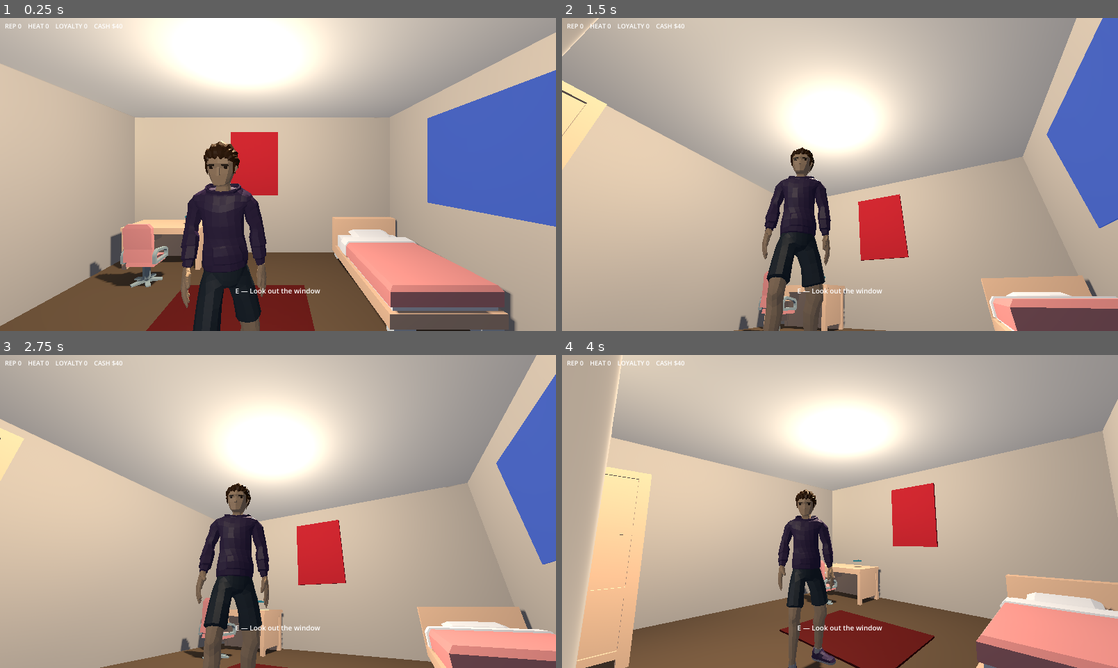
Above: before the commit, frames 1-4 (two rows, left to right).
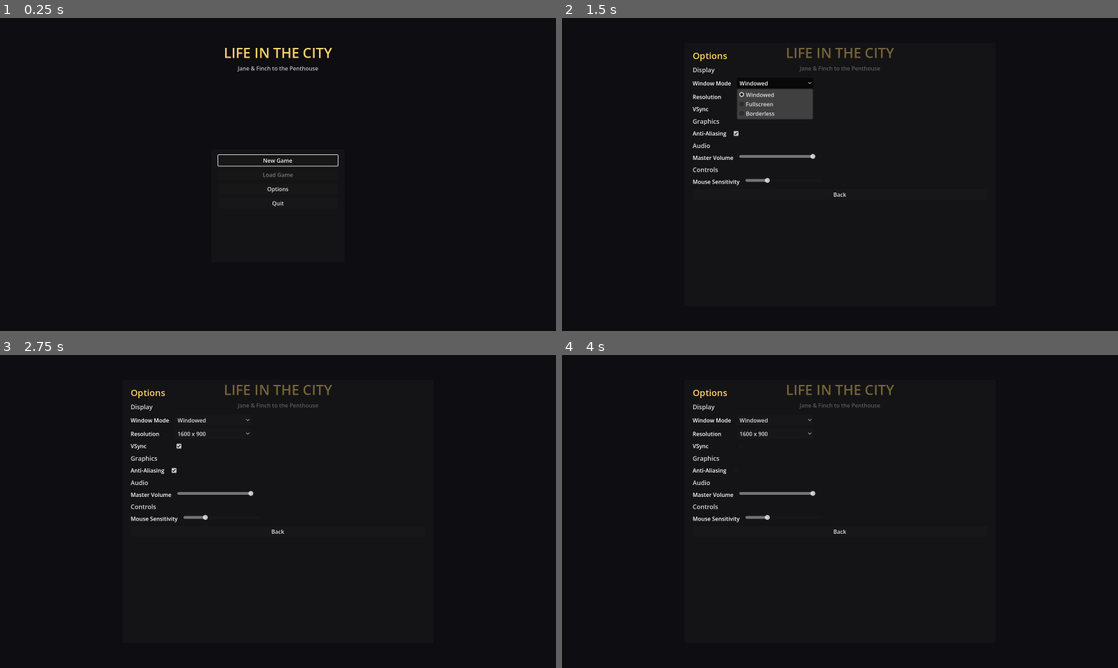
Above: after the commit, the same moments.

Repository: Hamzah-Muhammad/LifeInTheCityRPG
Game: Godot game, scene res://scenes/ui/main_menu.tscn
The game is run twice, just before and just after one commit, with the same random seed, the same clock (stepped at 60 frames per second) and the same inputs. Before the commit the project starts from res://scenes/apartment/malik_bedroom.tscn.
Inputs (mouse positions are in pixels of both pictures, inside the frame that each line leads up to):
- Up to frame 1 (0.25 s): no input
- Up to frame 2 (1.5 s): click (840, 190) at 0.5 s, where only the run after the commit has a clickable "Options"; click (773, 83) at 1.25 s, where only the run after the commit has a clickable "Windowed"
- Up to frame 3 (2.75 s): click (211, 433) at 2 s, where only the run after the commit has a clickable "1600 x 900"
- Up to frame 4 (4 s): click (773, 445) at 2.77 s; click (734, 470) at 3.52 s

The runs differ from the first frame. In frame 1, 98% of the frame differs, in the area x 0-100%, y 0-100%; in frame 2, 98%; in frame 3, 98%; in frame 4, 99%.

Commit message:
Add startup main menu with Options, fix reversed 3rd-person camera
- New scenes/ui/main_menu.tscn + main_menu.gd: New Game / Load Game
  (greyed, no save system yet) / Options / Quit. Options covers
  Display (window mode, resolution, VSync), Graphics (anti-aliasing),
  Audio (master volume), and Controls (mouse sensitivity).
- New SettingsManager autoload persisting the above to
  user://settings.cfg and applying it live via DisplayServer/
  Viewport/AudioServer.
- run/main_scene now boots to the main menu instead of straight into
  the bedroom; New Game calls the new GameState.reset() first.
- player.gd reads mouse sensitivity from SettingsManager instead of a
  hardcoded const.
- Fixed the 3rd-person camera rig: SpringArm3D/Camera3D had no
  rotation, which put the camera ahead of Malik along his walk
  direction while still looking further ahead (character out of
  frame). Rotated both nodes 180 deg around Y so the camera sits
  behind him and looks forward again (over-the-shoulder chase cam).

Co-Authored-By: Claude Sonnet 5 <noreply@anthropic.com>

Diff:
--- a/project.godot
+++ b/project.godot
@@ -12,7 +12,7 @@
 
 config/name="Life in the City"
 config/description="A gritty, choice-driven third-person story game about climbing from Jane & Finch to a downtown Toronto penthouse."
-run/main_scene="res://scenes/apartment/malik_bedroom.tscn"
+run/main_scene="res://scenes/ui/main_menu.tscn"
 config/features=PackedStringArray("4.7")
 config/icon="res://icon.svg"
 
@@ -22,6 +22,7 @@
 DialogueManager="*res://scripts/systems/dialogue_manager.gd"
 SceneTransition="*res://scripts/systems/scene_transition.gd"
 StationManager="*res://scripts/systems/station_manager.gd"
+SettingsManager="*res://scripts/systems/settings_manager.gd"
 
 [display]
 
--- a/scenes/player/player.tscn
+++ b/scenes/player/player.tscn
@@ -23,10 +23,12 @@
 transform = Transform3D(1, 0, 0, 0, 1, 0, 0, 0, 1, 0.35, 1.5, 0)
 
 [node name="SpringArm3D" type="SpringArm3D" parent="CameraPivot"]
+transform = Transform3D(-1, 0, 0, 0, 1, 0, 0, 0, -1, 0, 0, 0)
 spring_length = 2.4
 margin = 0.2
 
 [node name="Camera3D" type="Camera3D" parent="CameraPivot/SpringArm3D"]
+transform = Transform3D(-1, 0, 0, 0, 1, 0, 0, 0, -1, 0, 0, 0)
 fov = 70.0
 current = true
 
--- /dev/null
+++ b/scenes/ui/main_menu.tscn
@@ -0,0 +1,202 @@
+[gd_scene load_steps=2 format=3]
+
+[ext_resource type="Script" path="res://scripts/ui/main_menu.gd" id="1_menu"]
+
+[node name="MainMenu" type="CanvasLayer"]
+script = ExtResource("1_menu")
+
+[node name="Background" type="ColorRect" parent="."]
+anchor_right = 1.0
+anchor_bottom = 1.0
+color = Color(0.05, 0.05, 0.07, 1)
+
+[node name="TitleBlock" type="VBoxContainer" parent="."]
+anchor_left = 0.25
+anchor_top = 0.08
+anchor_right = 0.75
+anchor_bottom = 0.24
+grow_horizontal = 2
+theme_override_constants/separation = 6
+
+[node name="Title" type="Label" parent="TitleBlock"]
+layout_mode = 2
+theme_override_colors/font_color = Color(1, 0.82, 0.4, 1)
+theme_override_font_sizes/font_size = 40
+horizontal_alignment = 1
+text = "LIFE IN THE CITY"
+
+[node name="Subtitle" type="Label" parent="TitleBlock"]
+layout_mode = 2
+theme_override_colors/font_color = Color(0.75, 0.75, 0.78, 1)
+theme_override_font_sizes/font_size = 16
+horizontal_alignment = 1
+text = "Jane & Finch to the Penthouse"
+
+[node name="MenuPanel" type="PanelContainer" parent="."]
+anchor_left = 0.38
+anchor_top = 0.42
+anchor_right = 0.62
+anchor_bottom = 0.78
+grow_horizontal = 2
+grow_vertical = 2
+
+[node name="Margin" type="MarginContainer" parent="MenuPanel"]
+layout_mode = 2
+theme_override_constants/margin_left = 20
+theme_override_constants/margin_top = 16
+theme_override_constants/margin_right = 20
+theme_override_constants/margin_bottom = 16
+
+[node name="VBox" type="VBoxContainer" parent="MenuPanel/Margin"]
+layout_mode = 2
+theme_override_constants/separation = 10
+
+[node name="NewGameButton" type="Button" parent="MenuPanel/Margin/VBox"]
+layout_mode = 2
+text = "New Game"
+
+[node name="LoadGameButton" type="Button" parent="MenuPanel/Margin/VBox"]
+layout_mode = 2
+tooltip_text = "No save file yet — save/load is still in development."
+disabled = true
+text = "Load Game"
+
+[node name="OptionsButton" type="Button" parent="MenuPanel/Margin/VBox"]
+layout_mode = 2
+text = "Options"
+
+[node name="QuitButton" type="Button" parent="MenuPanel/Margin/VBox"]
+layout_mode = 2
+text = "Quit"
+
+[node name="OptionsPanel" type="PanelContainer" parent="."]
+visible = false
+anchor_left = 0.22
+anchor_top = 0.08
+anchor_right = 0.78
+anchor_bottom = 0.92
+grow_horizontal = 2
+grow_vertical = 2
+
+[node name="Margin" type="MarginContainer" parent="OptionsPanel"]
+layout_mode = 2
+theme_override_constants/margin_left = 24
+theme_override_constants/margin_top = 18
+theme_override_constants/margin_right = 24
+theme_override_constants/margin_bottom = 18
+
+[node name="VBox" type="VBoxContainer" parent="OptionsPanel/Margin"]
+layout_mode = 2
+theme_override_constants/separation = 10
+
+[node name="Title" type="Label" parent="OptionsPanel/Margin/VBox"]
+layout_mode = 2
+theme_override_colors/font_color = Color(1, 0.82, 0.4, 1)
+theme_override_font_sizes/font_size = 26
+text = "Options"
+
+[node name="DisplayHeader" type="Label" parent="OptionsPanel/Margin/VBox"]
+layout_mode = 2
+theme_override_colors/font_color = Color(0.85, 0.85, 0.88, 1)
+theme_override_font_sizes/font_size = 18
+text = "Display"
+
+[node name="DisplayGrid" type="GridContainer" parent="OptionsPanel/Margin/VBox"]
+layout_mode = 2
+theme_override_constants/h_separation = 16
+theme_override_constants/v_separation = 8
+columns = 2
+
+[node name="WindowModeLabel" type="Label" parent="OptionsPanel/Margin/VBox/DisplayGrid"]
+layout_mode = 2
+text = "Window Mode"
+
+[node name="WindowModeOption" type="OptionButton" parent="OptionsPanel/Margin/VBox/DisplayGrid"]
+custom_minimum_size = Vector2(220, 0)
+layout_mode = 2
+
+[node name="ResolutionLabel" type="Label" parent="OptionsPanel/Margin/VBox/DisplayGrid"]
+layout_mode = 2
+text = "Resolution"
+
+[node name="ResolutionOption" type="OptionButton" parent="OptionsPanel/Margin/VBox/DisplayGrid"]
+custom_minimum_size = Vector2(220, 0)
+layout_mode = 2
+
+[node name="VSyncLabel" type="Label" parent="OptionsPanel/Margin/VBox/DisplayGrid"]
+layout_mode = 2
+text = "VSync"
+
+[node name="VSyncCheck" type="CheckBox" parent="OptionsPanel/Margin/VBox/DisplayGrid"]
+layout_mode = 2
+
+[node name="GraphicsHeader" type="Label" parent="OptionsPanel/Margin/VBox"]
+layout_mode = 2
+theme_override_colors/font_color = Color(0.85, 0.85, 0.88, 1)
+theme_override_font_sizes/font_size = 18
+text = "Graphics"
+
+[node name="GraphicsGrid" type="GridContainer" parent="OptionsPanel/Margin/VBox"]
+layout_mode = 2
+theme_override_constants/h_separation = 16
+theme_override_constants/v_separation = 8
+columns = 2
+
+[node name="AntiAliasingLabel" type="Label" parent="OptionsPanel/Margin/VBox/GraphicsGrid"]
+layout_mode = 2
+text = "Anti-Aliasing"
+
+[node name="AntiAliasingCheck" type="CheckBox" parent="OptionsPanel/Margin/VBox/GraphicsGrid"]
+layout_mode = 2
+
+[node name="AudioHeader" type="Label" parent="OptionsPanel/Margin/VBox"]
+layout_mode = 2
+theme_override_colors/font_color = Color(0.85, 0.85, 0.88, 1)
+theme_override_font_sizes/font_size = 18
+text = "Audio"
+
+[node name="AudioGrid" type="GridContainer" parent="OptionsPanel/Margin/VBox"]
+layout_mode = 2
+theme_override_constants/h_separation = 16
+theme_override_constants/v_separation = 8
+columns = 2
+
+[node name="MasterVolumeLabel" type="Label" parent="OptionsPanel/Margin/VBox/AudioGrid"]
+layout_mode = 2
+text = "Master Volume"
+
+[node name="MasterVolumeSlider" type="HSlider" parent="OptionsPanel/Margin/VBox/AudioGrid"]
+custom_minimum_size = Vector2(220, 0)
+layout_mode = 2
+min_value = 0.0
+max_value = 1.0
+step = 0.05
+value = 1.0
+
+[node name="ControlsHeader" type="Label" parent="OptionsPanel/Margin/VBox"]
+layout_mode = 2
+theme_override_colors/font_color = Color(0.85, 0.85, 0.88, 1)
+theme_override_font_sizes/font_size = 18
+text = "Controls"
+
+[node name="ControlsGrid" type="GridContainer" parent="OptionsPanel/Margin/VBox"]
+layout_mode = 2
+theme_override_constants/h_separation = 16
+theme_override_constants/v_separation = 8
+columns = 2
+
+[node name="MouseSensitivityLabel" type="Label" parent="OptionsPanel/Margin/VBox/ControlsGrid"]
+layout_mode = 2
+text = "Mouse Sensitivity"
+
+[node name="MouseSensitivitySlider" type="HSlider" parent="OptionsPanel/Margin/VBox/ControlsGrid"]
+custom_minimum_size = Vector2(220, 0)
+layout_mode = 2
+min_value = 0.25
+max_value = 3.0
+step = 0.05
+value = 1.0
+
+[node name="BackButton" type="Button" parent="OptionsPanel/Margin/VBox"]
+layout_mode = 2
+text = "Back"
--- a/scripts/player/player.gd
+++ b/scripts/player/player.gd
@@ -9,7 +9,6 @@
 const WALK_SPEED := 3.2
 const SPRINT_SPEED := 5.5
 const GRAVITY := 18.0
-const MOUSE_SENSITIVITY := 0.0025
 const PITCH_MIN := -1.1
 const PITCH_MAX := 0.5
 
@@ -30,9 +29,12 @@
 	if DialogueManager.active or StationManager.active:
 		return
 	if event is InputEventMouseMotion and Input.mouse_mode == Input.MOUSE_MODE_CAPTURED:
-		rotate_y(-event.relative.x * MOUSE_SENSITIVITY)
+		var sensitivity := (
+			SettingsManager.BASE_MOUSE_SENSITIVITY * SettingsManager.mouse_sensitivity_multiplier
+		)
+		rotate_y(-event.relative.x * sensitivity)
 		_pivot.rotation.x = clampf(
-			_pivot.rotation.x - event.relative.y * MOUSE_SENSITIVITY, PITCH_MIN, PITCH_MAX
+			_pivot.rotation.x - event.relative.y * sensitivity, PITCH_MIN, PITCH_MAX
 		)
 	elif event.is_action_pressed("interact") and _nearest != null:
 		_nearest.interact()
--- a/scripts/systems/game_state.gd
+++ b/scripts/systems/game_state.gd
@@ -36,3 +36,11 @@
 
 func has_flag(flag: String) -> bool:
 	return flags.get(flag, false)
+
+
+func reset() -> void:
+	rep = 0
+	heat = 0
+	loyalty = 0
+	cash = 40
+	flags.clear()
--- /dev/null
+++ b/scripts/systems/settings_manager.gd
@@ -0,0 +1,125 @@
+extends Node
+## Autoload "SettingsManager" — Display/Graphics/Audio/Controls options.
+## Persists to user://settings.cfg and applies them to the engine on load
+## and whenever a setter is called from the Options menu.
+
+const SAVE_PATH := "user://settings.cfg"
+const BASE_MOUSE_SENSITIVITY := 0.0025
+
+enum WindowMode { WINDOWED, FULLSCREEN, BORDERLESS }
+
+const RESOLUTIONS: Array[Vector2i] = [
+	Vector2i(1280, 720),
+	Vector2i(1600, 900),
+	Vector2i(1920, 1080),
+	Vector2i(2560, 1440),
+]
+
+var window_mode: int = WindowMode.WINDOWED
+var resolution: Vector2i = Vector2i(1600, 900)
+var vsync: bool = true
+var antialiasing: bool = true
+var master_volume: float = 1.0
+var mouse_sensitivity_multiplier: float = 1.0
+
+
+func _ready() -> void:
+	_load()
+	apply_all()
+
+
+func apply_all() -> void:
+	_apply_window_mode()
+	_apply_vsync()
+	_apply_antialiasing()
+	_apply_master_volume()
+
+
+func set_window_mode(mode: int) -> void:
+	window_mode = mode
+	_apply_window_mode()
+	_save()
+
+
+func set_resolution(res: Vector2i) -> void:
+	resolution = res
+	if window_mode != WindowMode.FULLSCREEN:
+		DisplayServer.window_set_size(resolution)
+	_save()
+
+
+func set_vsync(enabled: bool) -> void:
+	vsync = enabled
+	_apply_vsync()
+	_save()
+
+
+func set_antialiasing(enabled: bool) -> void:
+	antialiasing = enabled
+	_apply_antialiasing()
+	_save()
+
+
+func set_master_volume(value: float) -> void:
+	master_volume = clampf(value, 0.0, 1.0)
+	_apply_master_volume()
+	_save()
+
+
+func set_mouse_sensitivity(multiplier: float) -> void:
+	mouse_sensitivity_multiplier = multiplier
+	_save()
+
+
+func _apply_window_mode() -> void:
+	match window_mode:
+		WindowMode.FULLSCREEN:
+			DisplayServer.window_set_mode(DisplayServer.WINDOW_MODE_FULLSCREEN)
+		WindowMode.BORDERLESS:
+			DisplayServer.window_set_mode(DisplayServer.WINDOW_MODE_WINDOWED)
+			DisplayServer.window_set_flag(DisplayServer.WINDOW_FLAG_BORDERLESS, true)
+			DisplayServer.window_set_size(resolution)
+		_:
+			DisplayServer.window_set_flag(DisplayServer.WINDOW_FLAG_BORDERLESS, false)
+			DisplayServer.window_set_mode(DisplayServer.WINDOW_MODE_WINDOWED)
+			DisplayServer.window_set_size(resolution)
+
+
+func _apply_vsync() -> void:
+	DisplayServer.window_set_vsync_mode(
+		DisplayServer.VSYNC_ENABLED if vsync else DisplayServer.VSYNC_DISABLED
+	)
+
+
+func _apply_antialiasing() -> void:
+	get_viewport().msaa_3d = Viewport.MSAA_2X if antialiasing else Viewport.MSAA_DISABLED
+
+
+func _apply_master_volume() -> void:
+	var bus_idx := AudioServer.get_bus_index("Master")
+	AudioServer.set_bus_volume_db(bus_idx, linear_to_db(maxf(master_volume, 0.0001)))
+
+
+func _load() -> void:
+	var cfg := ConfigFile.new()
+	if cfg.load(SAVE_PATH) != OK:
+		return
+	window_mode = cfg.get_value("display", "window_mode", window_mode)
+	resolution = cfg.get_value("display", "resolution", resolution)
+	vsync = cfg.get_value("display", "vsync", vsync)
+	antialiasing = cfg.get_value("graphics", "antialiasing", antialiasing)
+	master_volume = cfg.get_value("audio", "master_volume", master_volume)
+	mouse_sensitivity_multiplier = cfg.get_value(
+		"controls", "mouse_sensitivity", mouse_sensitivity_multiplier
+	)
+
+
+func _save() -> void:
+	var cfg := ConfigFile.new()
+	cfg.set_value("display", "window_mode", window_mode)
+	cfg.set_value("display", "resolution", resolution)
+	cfg.set_value("display", "vsync", vsync)
+	cfg.set_value("graphics", "antialiasing", antialiasing)
+	cfg.set_value("audio", "master_volume", master_volume)
+	cfg.set_value("controls", "mouse_sensitivity", mouse_sensitivity_multiplier)
+	cfg.save(SAVE_PATH)
--- /dev/null
+++ b/scripts/ui/main_menu.gd
@@ -0,0 +1,82 @@
+extends CanvasLayer
+## Startup menu: New Game / Load Game / Options / Quit.
+## Options writes straight through to SettingsManager, which persists to
+## user://settings.cfg and applies each change to the engine immediately.
+
+const NEW_GAME_SCENE := "res://scenes/apartment/malik_bedroom.tscn"
+
+@onready var _menu_panel: PanelContainer = $MenuPanel
+@onready var _options_panel: PanelContainer = $OptionsPanel
+
+@onready var _new_game_button: Button = $MenuPanel/Margin/VBox/NewGameButton
+@onready var _options_button: Button = $MenuPanel/Margin/VBox/OptionsButton
+@onready var _quit_button: Button = $MenuPanel/Margin/VBox/QuitButton
+
+@onready var _window_mode_option: OptionButton = $OptionsPanel/Margin/VBox/DisplayGrid/WindowModeOption
+@onready var _resolution_option: OptionButton = $OptionsPanel/Margin/VBox/DisplayGrid/ResolutionOption
+@onready var _vsync_check: CheckBox = $OptionsPanel/Margin/VBox/DisplayGrid/VSyncCheck
+@onready var _antialiasing_check: CheckBox = $OptionsPanel/Margin/VBox/GraphicsGrid/AntiAliasingCheck
+@onready var _master_volume_slider: HSlider = $OptionsPanel/Margin/VBox/AudioGrid/MasterVolumeSlider
+@onready var _mouse_sensitivity_slider: HSlider = $OptionsPanel/Margin/VBox/ControlsGrid/MouseSensitivitySlider
+@onready var _back_button: Button = $OptionsPanel/Margin/VBox/BackButton
+
+
+func _ready() -> void:
+	Input.mouse_mode = Input.MOUSE_MODE_VISIBLE
+
+	_new_game_button.pressed.connect(_on_new_game_pressed)
+	_options_button.pressed.connect(_on_options_pressed)
+	_quit_button.pressed.connect(func() -> void: get_tree().quit())
+	_back_button.pressed.connect(_on_back_pressed)
+
+	_populate_options()
+	_new_game_button.grab_focus()
+
+
+func _on_new_game_pressed() -> void:
+	GameState.reset()
+	get_tree().change_scene_to_file(NEW_GAME_SCENE)
+
+
+func _on_options_pressed() -> void:
+	_menu_panel.visible = false
+	_options_panel.visible = true
+
+
+func _on_back_pressed() -> void:
+	_options_panel.visible = false
+	_menu_panel.visible = true
+
+
+func _populate_options() -> void:
+	_window_mode_option.add_item("Windowed", SettingsManager.WindowMode.WINDOWED)
+	_window_mode_option.add_item("Fullscreen", SettingsManager.WindowMode.FULLSCREEN)
+	_window_mode_option.add_item("Borderless", SettingsManager.WindowMode.BORDERLESS)
+	_window_mode_option.select(_window_mode_option.get_item_index(SettingsManager.window_mode))
+	_window_mode_option.item_selected.connect(_on_window_mode_selected)
+
+	for res: Vector2i in SettingsManager.RESOLUTIONS:
+		_resolution_option.add_item("%d x %d" % [res.x, res.y])
+	var res_index := SettingsManager.RESOLUTIONS.find(SettingsManager.resolution)
+	_resolution_option.select(maxi(res_index, 0))
+	_resolution_option.item_selected.connect(_on_resolution_selected)
+
+	_vsync_check.button_pressed = SettingsManager.vsync
+	_vsync_check.toggled.connect(SettingsManager.set_vsync)
+
+	_antialiasing_check.button_pressed = SettingsManager.antialiasing
+	_antialiasing_check.toggled.connect(SettingsManager.set_antialiasing)
+
+	_master_volume_slider.value = SettingsManager.master_volume
+	_master_volume_slider.value_changed.connect(SettingsManager.set_master_volume)
+
+	_mouse_sensitivity_slider.value = SettingsManager.mouse_sensitivity_multiplier
+	_mouse_sensitivity_slider.value_changed.connect(SettingsManager.set_mouse_sensitivity)
+
+
+func _on_window_mode_selected(index: int) -> void:
+	SettingsManager.set_window_mode(_window_mode_option.get_item_id(index))
+
+
+func _on_resolution_selected(index: int) -> void:
+	SettingsManager.set_resolution(SettingsManager.RESOLUTIONS[index])
